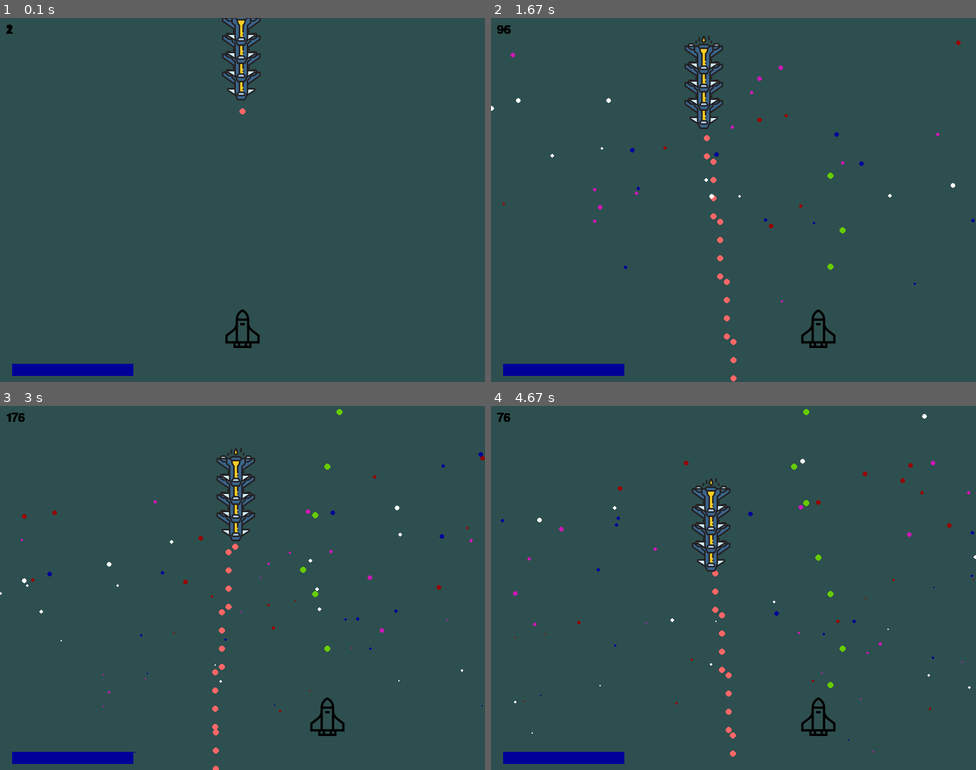
Above: before the commit, frames 1-4 (two rows, left to right).
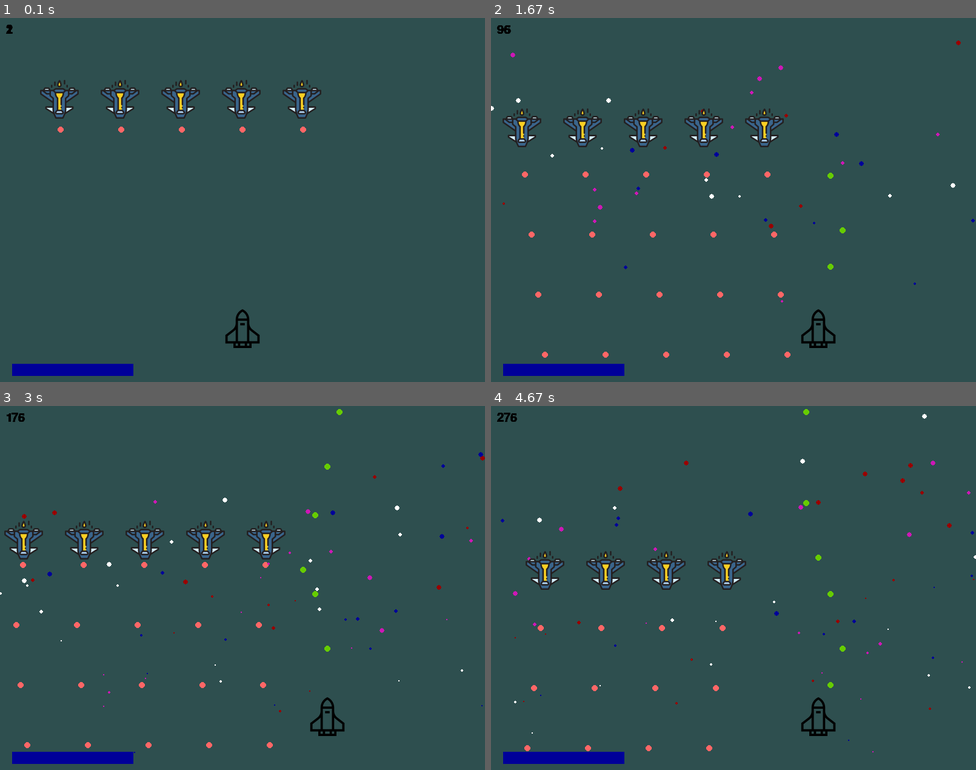
Above: after the commit, the same moments.

Repository: icynewyear/spacebolds-pygame
Game: pygame game, started from main.py
Two runs of this game, one before a commit and one after it. Both use one fixed random seed, a clock stepped at 60 frames per second and the inputs below.
Inputs:
- Up to frame 1 (0.1 s): no input
- Up to frame 2 (1.67 s): hold Right 0.33-0.8 s; hold Right 0.83-1.3 s; tap Space at 0.9, 1.2, 1.4 s; hold Left from 1.33 s (still down)
- Up to frame 3 (3 s): tap Space at 1.7, 1.97, 2.27, 2.4, 2.7 s; release Left at 1.87 s; hold Left 1.9-2.3 s; hold Right 2.33-2.97 s
- Up to frame 4 (4.67 s): hold Left 3-3.47 s; tap Space at 3.07, 3.37, 3.57, 3.87, 4.07, 4.37, 4.57 s; hold Right 3.5-3.97 s; hold Right 4-4.47 s; hold Left from 4.5 s (still down)

The runs differ from the first frame. In frame 1, 3.2% of the frame differs, in the area x 8-67%, y 0-32%; in frame 2, 3.7%; in frame 3, 3.9%, in the area x 0-59%, y 11-100%; in frame 4, 3.3%.

Commit message:
prep for enemy spawners

Diff:
--- /dev/null
+++ b/enemy_spawner.py
@@ -0,0 +1,19 @@
+import pygame
+
+class EnemySpawner(pygame.sprite.Sprite):
+    def __init__(self, engine, enemy, delay, num_to_spawn = -1):
+        pygame.sprite.Sprite.__init__(self)
+        self.engine = engine
+        self.enemy = enemy
+        self.delay = delay
+        self.num_to_spawn = num_to_spawn
+        self.generator_iterator = self.spawn_enemy()
+
+    def __next__(self):
+        return next(self.generator_iterator)
+
+    def spawn_enemy(self):
+        while self.num_to_spawn > 0 or self.num_to_spawn == -1:
+            new_enemy = self.enemy
+            yield new_enemy
+            if self.num_to_spawn != -1: self.num_to_spawn -= 1
--- a/engine.py
+++ b/engine.py
@@ -20,9 +20,9 @@
 
     #Enemy
     alienIcon = pygame.transform.flip(pygame.image.load('resources/enemy.png'), False, True)
-    alienX = SCREEN_WIDTH/2 - alienIcon.get_width()/2
+    alienX = (SCREEN_WIDTH/2 - alienIcon.get_width()/2)-400
     alienY = 100
-    alien_speed = 1
+    alien_speed = 2
 
     all_sprites = pygame.sprite.Group()
     alien_sprites = pygame.sprite.Group()
@@ -42,12 +42,12 @@
 
     def make_aliens(self, num):
         for x in range(num):
-            self.aliens.append(Alien(self, screen, self.alienIcon, self.alien_speed, 10, self.alienX, self.alienY-((x+1)*30)))
+            self.aliens.append(Alien(self, screen, self.alienIcon, self.alien_speed, 10, self.alienX+((x+1)*100), self.alienY))
             self.all_sprites.add(self.aliens[x])
             self.alien_sprites.add(self.aliens[x])
 
     def run_game(self):
-        self.make_aliens(4)
+        self.make_aliens(5)
 
         while 1:
             for event in pygame.event.get():
--- a/entity.py
+++ b/entity.py
@@ -61,7 +61,7 @@
         self.fire_rate = fire_rate
         self.timer = fire_rate
         self.y_timer = 0
-        self.fp = Flightpath((0,200))
+        self.fp = Flightpath((0,300))
 
     def shoot(self):
         if self.timer == self.fire_rate:
